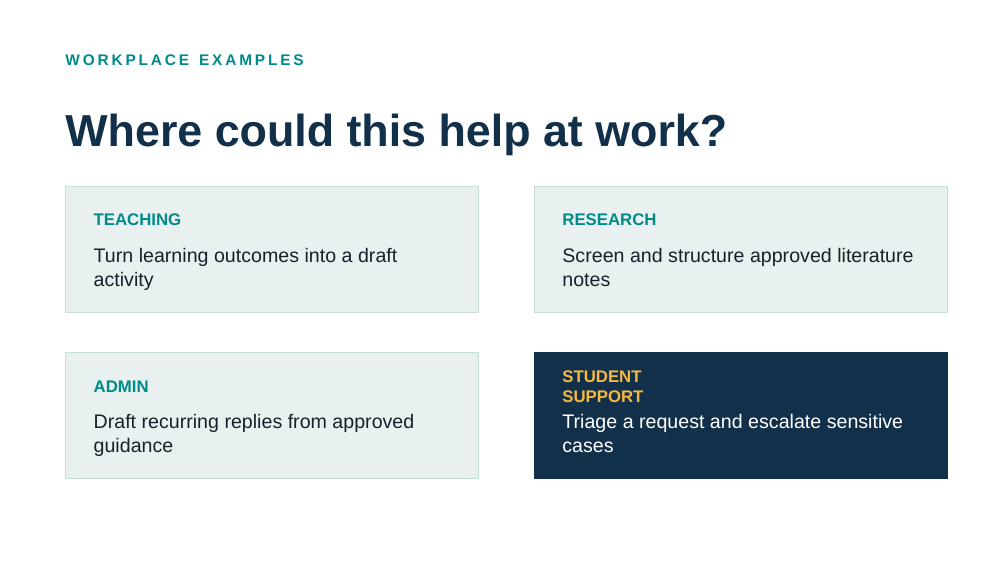
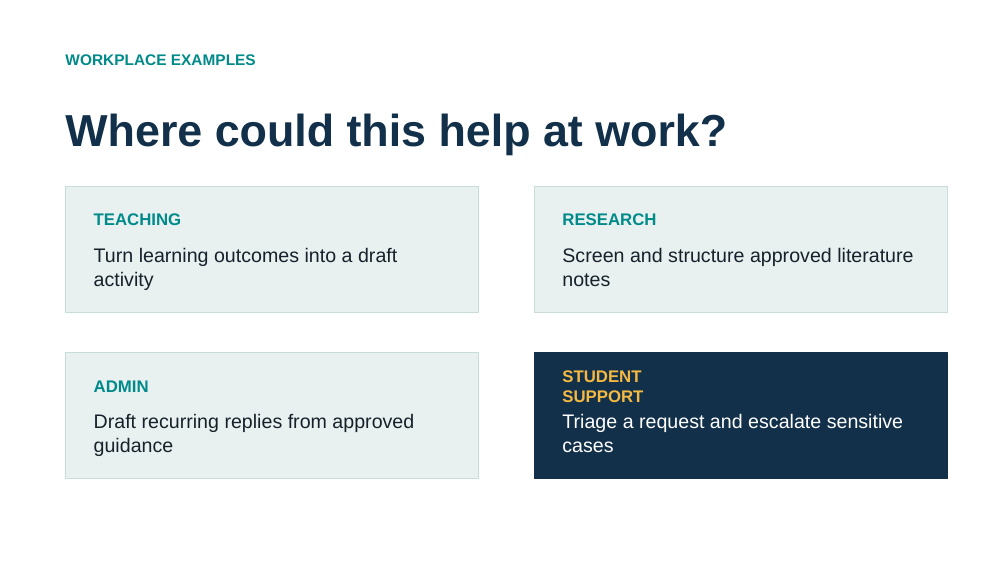
Before and after one commit to drMurtadha/utm-agentic-ai-training, a slide deck: slide 3 of 01_Slides/presentation.pptx. Drawn at 1008x567 pixels with LibreOffice and Linux fonts; fonts in the diff are those of the drawing. Boxes give left, top, right and bottom in pixels: in the first picture for what was removed or moved away, otherwise in the second. Text is boxed around its words. In the diff, an @@ line names an element or a change of style, - is before the commit and + after.

```diff
--- a/01_Slides/presentation.pptx
+++ b/01_Slides/presentation.pptx
@@ text "WORKPLACE EXAMPLES" at (65, 54, 256, 65): letter spacing 2 to 0 pt @@
```
Also in this commit, not shown: 4 other slides changed, 10 other files.
